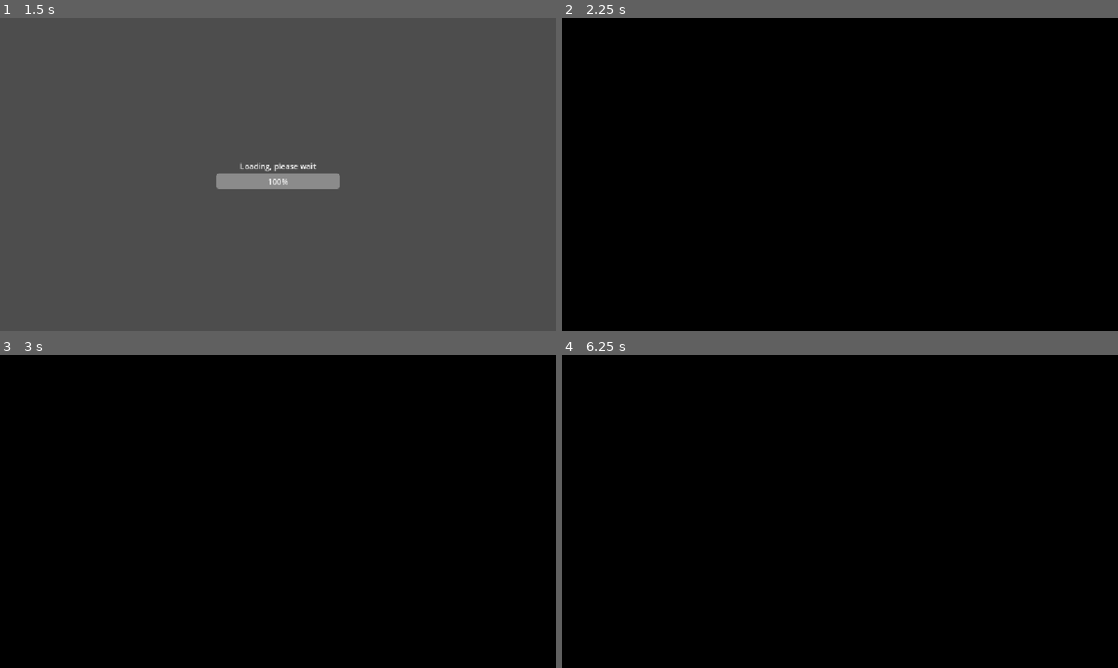
Above: before the commit, frames 1-4 (two rows, left to right).
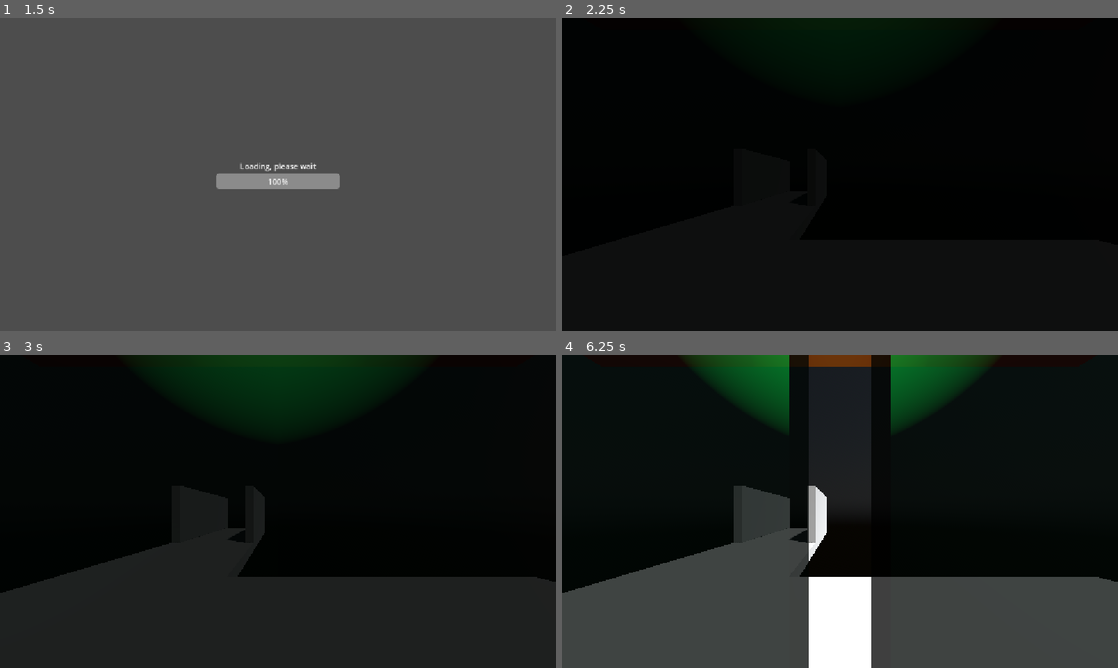
Above: after the commit, the same moments.

Repository: SysadmnIvy27/SDEV-148-Final-Breakthrough
Game: Godot game, scene res://main/main.tscn
The game is run twice, just before and just after one commit, with the same random seed, the same clock (stepped at 60 frames per second) and the same inputs.
Inputs (mouse positions are in pixels of both pictures, inside the frame that each line leads up to):
- Up to frame 1 (1.5 s): click "Debug level" at 0.5 s; tap Enter at 1.25 s; move the mouse to (400, 158) at 1.27 s; hold D (right) from 1.28 s (still down); tap V (swap_view) at 1.35 s
- Up to frame 2 (2.25 s): tap Space (jump) at 1.52, 2 s; move the mouse to (812, 174) at 2.02 s; release D (right) at 2.03 s; hold W (forward) from 2.03 s (still down); tap V (swap_view) at 2.1 s
- Up to frame 3 (3 s): keep holding W (forward); tap Space (jump) at 2.27 s; tap Enter at 2.75 s; move the mouse to (289, 505) at 2.77 s; tap V (swap_view) at 2.85 s
- Up to frame 4 (6.25 s): keep holding W (forward); tap Space (jump) at 3.5, 3.77, 4.52, 5, 5.27 s; move the mouse to (834, 517) at 3.52 s; tap V (swap_view) every 0.75 s from 3.6 to 5.85 s; tap Enter at 4.25 s; move the mouse to (878, 514) at 4.27 s; move the mouse to (795, 508) at 5.02 s; move the mouse to (845, 511) at 5.77 s

Frame 1 is identical in both runs. In frame 2, 1.3% of the frame differs, in the area x 37-63%, y 0-9%; in frame 3, 42%; in frame 4, 45%, in the area x 0-100%, y 0-100%.

Commit message:
hotfix v0.0.3 See Changelog

Diff:
--- a/player/input_synchronizer.gd
+++ b/player/input_synchronizer.gd
@@ -7,15 +7,22 @@
 @export var camera : Camera3D
 @export var player : CharacterBody3D
 @export var neck : Node3D
-
+@export var player_first_load : bool = false
+@export var color_rect: ColorRect
 
 # Called when the node enters the scene tree for the first time.
 func _ready() -> void:
 	if get_multiplayer_authority() == multiplayer.get_unique_id(): #
 		camera.make_current()
+		if !player_first_load:
+				var load_tween = get_tree().create_tween()
+				load_tween.tween_property(color_rect, "modulate", Color(0.0, 0.0, 0.0, 0.0), 3.0)
+				await load_tween.finished
+				player_first_load = true
 	else:
 		set_process(false)
 		set_process_input(false)
+		color_rect.hide()
 
 
 # Called every frame. 'delta' is the elapsed time since the previous frame.
--- a/player/player.gd
+++ b/player/player.gd
@@ -6,7 +6,6 @@
 @onready var step_ray: RayCast3D = $StepRay
 @onready var server_sync : MultiplayerSynchronizer = $MultiplayerSynchronizer
 @onready var player_input : PlayerInputSyncronizer = $InputSynchronizer
-@onready var color_rect: ColorRect = $ColorRect
 
 @export var current_speed = 5.0
 @export var deceleration = 2.0
@@ -30,10 +29,6 @@
 	GameGlobals.mouse_is_controling = true
 	if not multiplayer.is_server():
 		set_process(false)
-	#var load_tween = get_tree().create_tween()
-	#load_tween.tween_property(ColorRect, "modulate.a", 0.0, 3.0)
-	#await load_tween.finished
-
 
 func _physics_process(delta: float) -> void:
 	if multiplayer.is_server():
--- a/player/player.tscn
+++ b/player/player.tscn
@@ -49,12 +49,13 @@
 [node name="MultiplayerSynchronizer" type="MultiplayerSynchronizer" parent="." unique_id=1431897778]
 replication_config = SubResource("SceneReplicationConfig_oul6g")
 
-[node name="InputSynchronizer" type="MultiplayerSynchronizer" parent="." unique_id=527309145 node_paths=PackedStringArray("camera", "player", "neck")]
+[node name="InputSynchronizer" type="MultiplayerSynchronizer" parent="." unique_id=527309145 node_paths=PackedStringArray("camera", "player", "neck", "color_rect")]
 replication_config = SubResource("SceneReplicationConfig_rkbax")
 script = ExtResource("2_rkbax")
 camera = NodePath("../neck/Camera3D")
 player = NodePath("..")
 neck = NodePath("../neck")
+color_rect = NodePath("../ColorRect")
 
 [node name="player_body" type="Node3D" parent="." unique_id=394802805]
 
Not shown, changed: CHANGELOG.md
